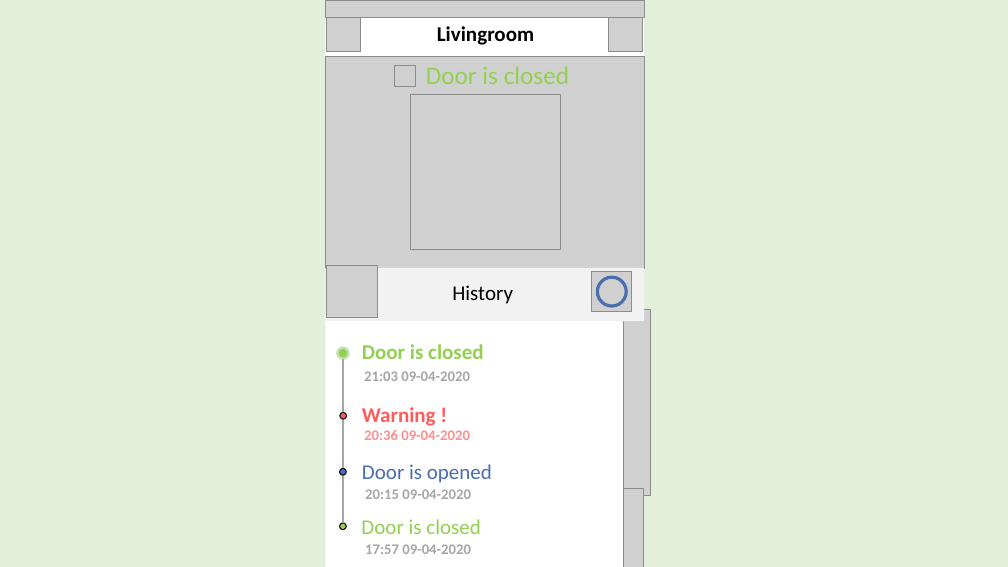
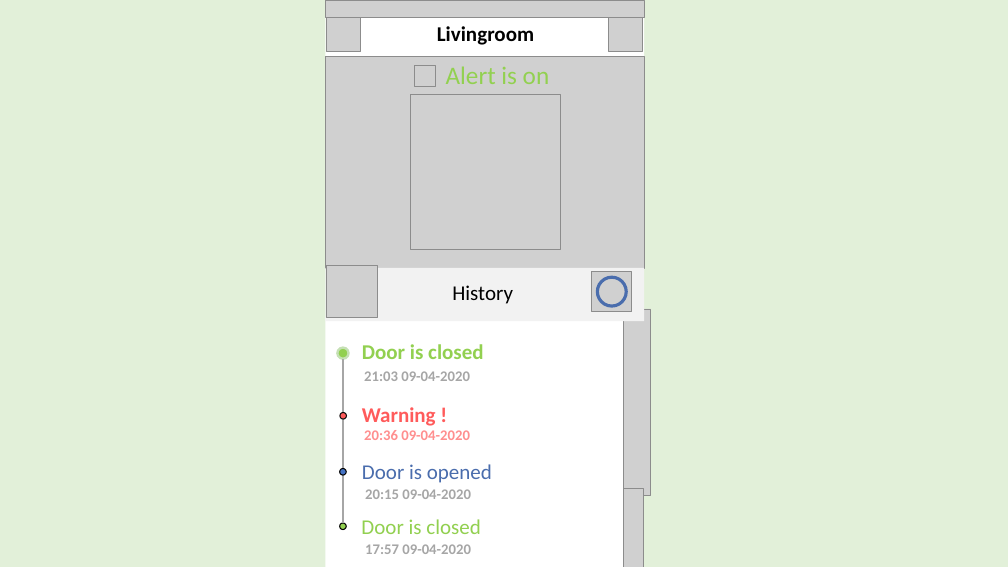
Before and after one commit to thanhtung2105/CA-SS-mobile-interface-design, a slide deck: slide 3 of CA-SS_mobile_interface_idea/CA-SS_mobile_interface_idea.pptx. Drawn at 1008x567 pixels with LibreOffice and Linux fonts; fonts in the diff are those of the drawing; grey boxes stand for pictures. Boxes give left, top, right and bottom in pixels: in the first picture for what was removed or moved away, otherwise in the second. Text is boxed around its words. In the diff, an @@ line names an element or a change of style, - is before the commit and + after.

```diff
--- a/CA-SS_mobile_interface_idea/CA-SS_mobile_interface_idea.pptx
+++ b/CA-SS_mobile_interface_idea/CA-SS_mobile_interface_idea.pptx
@@ picture: place and size @@
-picture at (394,66,415,87)
+picture at (415,66,436,87)
@@ text at (446,66,550,84): text changed @@
-Door is closed
+Alert is on
```
Also in this commit, not shown: 3 other slides changed, 5 slides added, 1 slide removed.
